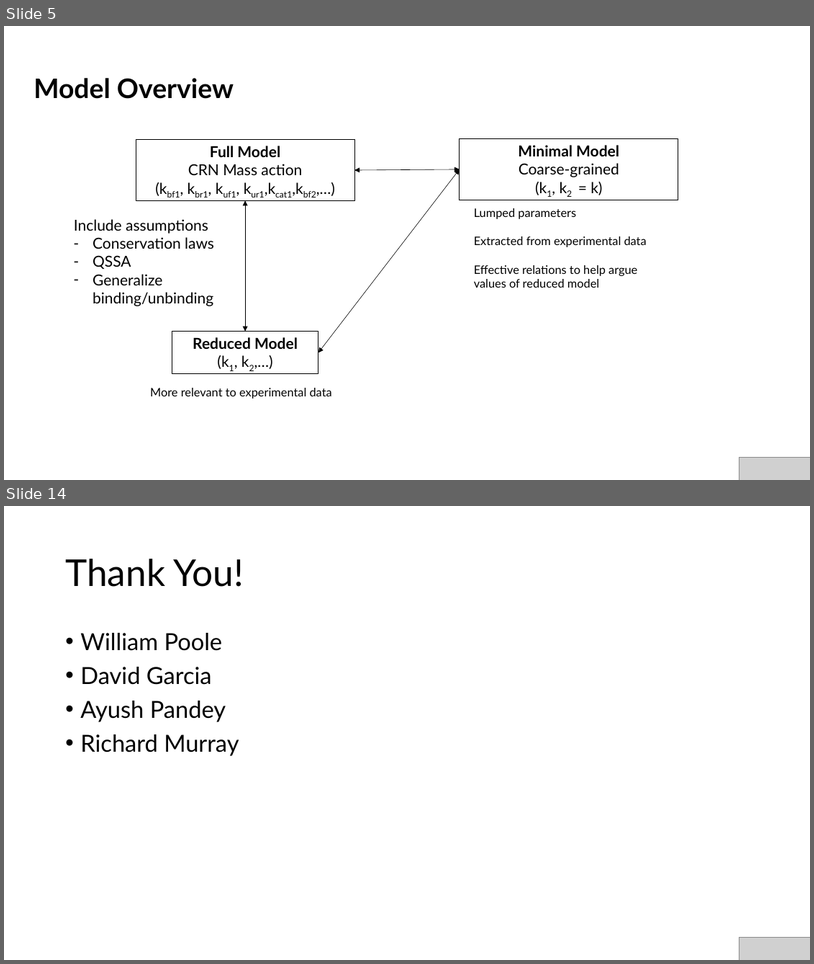
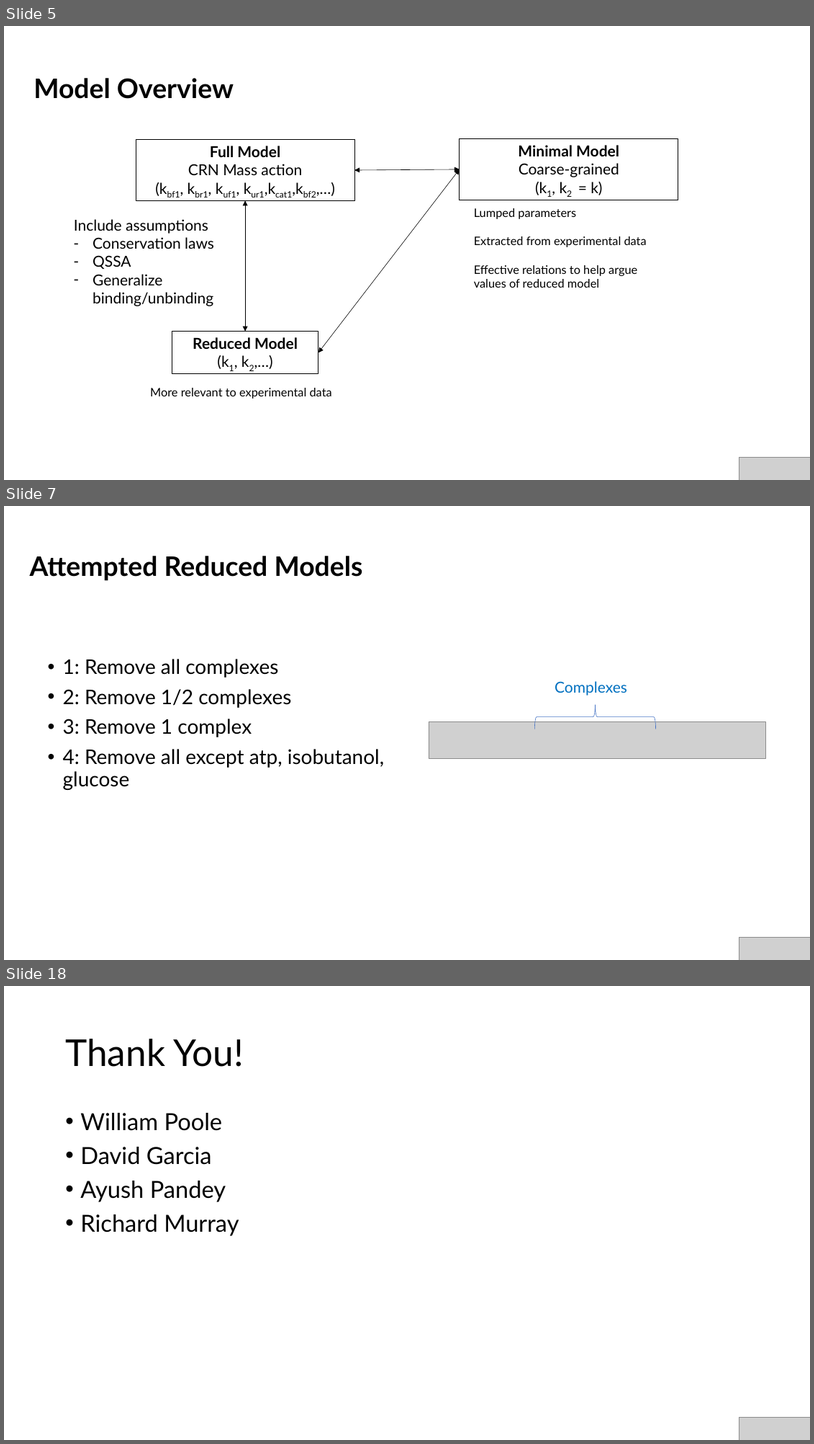
Before and after one commit to AnkitaRoychoudhury/ug_murray, a slide deck: miscellaneous/presentations/20200715_syncell_mtg.pptx. Shown one above the other, each under a label of ours: slides 5 and 14 before the commit, slides 5, 7 and 18 after it; the slides between them are not shown. The pictures are 814x964 and 814x1444 pixels, drawn with LibreOffice and Linux fonts; fonts in the diff are those of the drawing; grey boxes stand for pictures. Boxes give left, top, right and bottom in pixels: in the first picture for what was removed or moved away, otherwise in the second. Text is boxed around its words. In the diff, an @@ line names an element or a change of style, - is before the commit and + after.

```diff
--- a/miscellaneous/presentations/20200715_syncell_mtg.pptx
+++ b/miscellaneous/presentations/20200715_syncell_mtg.pptx
@@ slide 7 added at (4,506,810,960), background #FFFFFF @@
@@ title added at (30,556,363,581), 32 pt, text #000000, bold @@
+Attempted Reduced Models
@@ text added at (63,659,384,790), 24 pt, text #000000 @@
+• 1: Remove all complexes
+• 2: Remove 1/2 complexes
+• 3: Remove 1 complex
+• 4: Remove all except atp, isobutanol, glucose
@@ text added at (555,681,628,695), 18 pt, text #0070C0 @@
+Complexes
@@ left brace added at (535,705,656,728), outline #4472C4 0.5 pt @@
@@ picture added at (429,722,766,759) @@
@@ picture added at (740,937,810,960) @@
@@ what was slide 14 is now slide 18 @@
```
Also in this commit, not shown: 8 slides changed, 5 other slides added, 2 slides removed, 27 other files.
